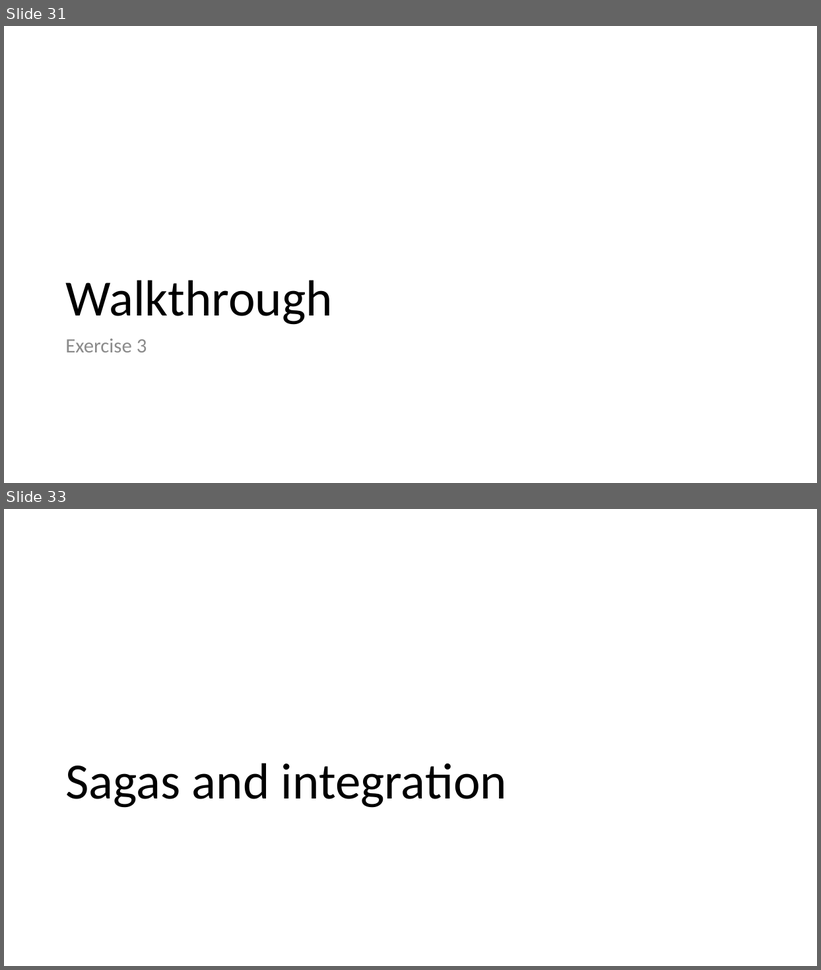
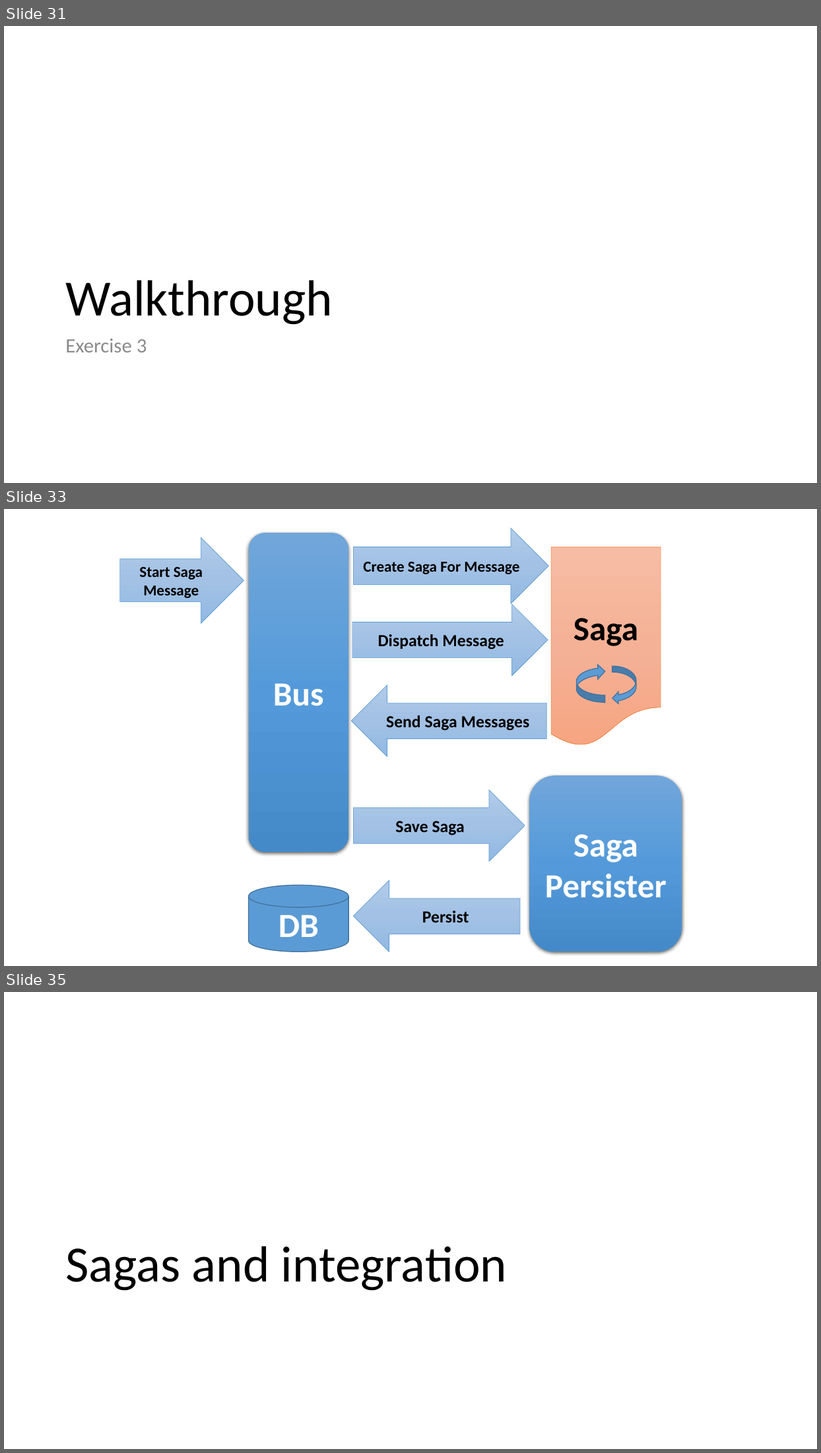
Before and after one commit to Particular/SagaMasterClass, a slide deck: SagaMasterClass.pptx. Shown one above the other, each under a label of ours: slides 31 and 33 before the commit, slides 31, 33 and 35 after it; the slides between them are not shown. The pictures are 821x970 and 821x1453 pixels, drawn with LibreOffice and Linux fonts; fonts in the diff are those of the drawing. Boxes give left, top, right and bottom in pixels: in the first picture for what was removed or moved away, otherwise in the second. Text is boxed around its words. In the diff, an @@ line names an element or a change of style, - is before the commit and + after.

```diff
--- a/SagaMasterClass.pptx
+++ b/SagaMasterClass.pptx
@@ slide 33 added at (4, 509, 817, 966), background #FFFFFF @@
@@ right arrow added at (354, 528, 548, 603), fill gradient #B1CBE9 to #A3C1E5 to #93B9E4, outline #5B9BD5 0.5 pt, 18 pt, text #000000, bold @@
+Create Saga For Message
@@ right arrow added at (120, 537, 244, 624), fill gradient #B1CBE9 to #A3C1E5 to #93B9E4, outline #5B9BD5 0.5 pt, 18 pt, text #000000, bold @@
+Start Saga Message
@@ rounded rectangle added at (249, 533, 349, 852), fill gradient #71A6DB to #559BDB to #448ACA, 40 pt, text #FFFFFF, bold @@
+Bus
@@ flow chart document added at (551, 547, 661, 747), fill gradient #F7BDA5 to #F5B196 to #F8A582, outline #ED7D31 0.5 pt, 40 pt, text #000000, bold @@
+Saga
@@ right arrow added at (352, 604, 547, 675), fill gradient #B1CBE9 to #A3C1E5 to #93B9E4, outline #5B9BD5 0.5 pt, 20 pt, text #000000, bold @@
+Dispatch Message
@@ curved right arrow added at (577, 665, 605, 703), fill #5B9BD5, outline #43739E 1 pt @@
@@ curved left arrow added at (613, 666, 636, 705), fill #5B9BD5, outline #43739E 1 pt @@
@@ right arrow added at (352, 685, 547, 757), fill gradient #B1CBE9 to #A3C1E5 to #93B9E4, outline #5B9BD5 0.5 pt, 20 pt, text #000000, bold @@
+Send Saga Messages
@@ rounded rectangle added at (530, 776, 682, 953), fill gradient #71A6DB to #559BDB to #448ACA, 40 pt, text #FFFFFF, bold @@
+Saga Persister
@@ right arrow added at (354, 790, 525, 861), fill gradient #B1CBE9 to #A3C1E5 to #93B9E4, outline #5B9BD5 0.5 pt, 20 pt, text #000000, bold @@
+Save Saga
@@ right arrow added at (354, 881, 520, 952), fill gradient #B1CBE9 to #A3C1E5 to #93B9E4, outline #5B9BD5 0.5 pt, 20 pt, text #000000, bold @@
+Persist
@@ cylinder added at (249, 885, 349, 952), fill #5B9BD5, outline #43739E 1 pt, 40 pt, text #FFFFFF, bold @@
+DB
@@ what was slide 33 is now slide 35 @@
```
Also in this commit, not shown: 10 slides changed, 2 other slides added.
